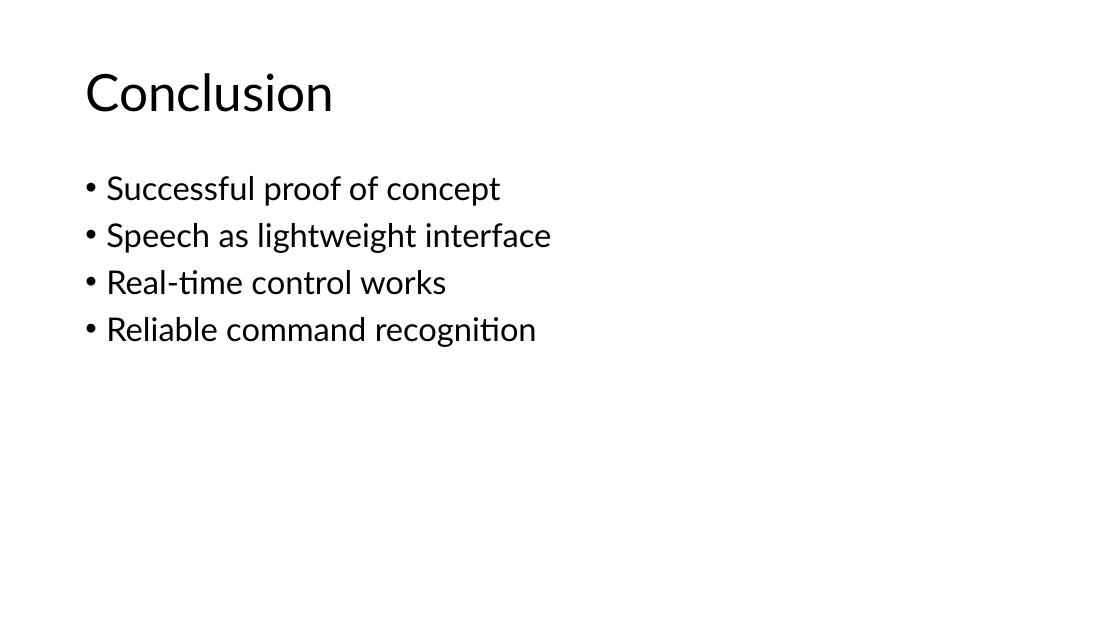
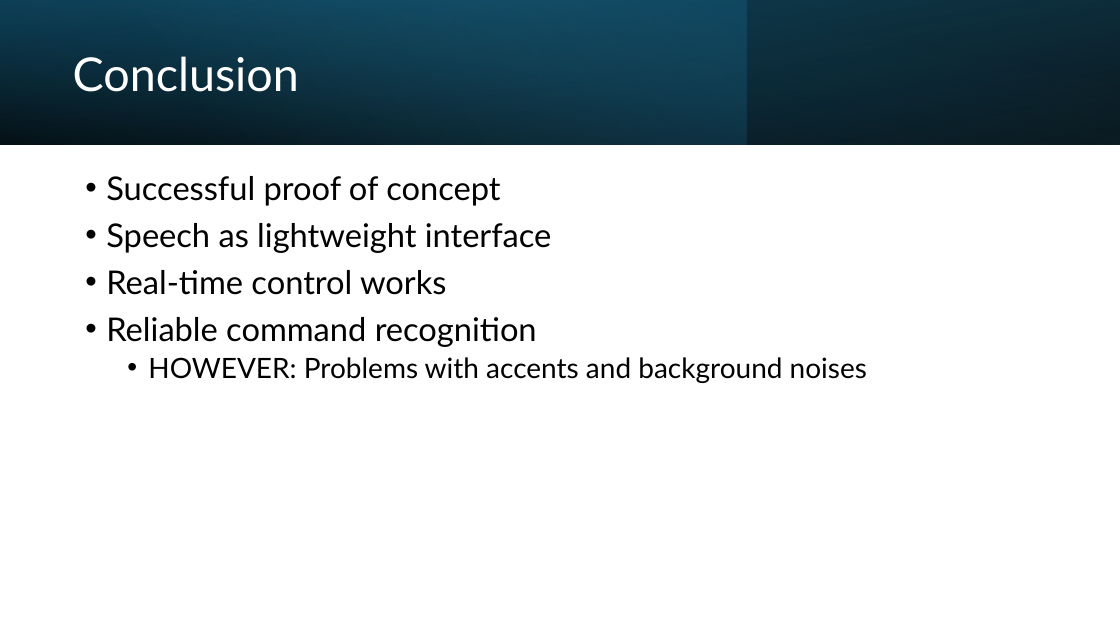
Before and after one commit to K1-mbf/Scibio_final_project, a slide deck: slide 10 of presentation.pptx (slide 8 before the commit). Drawn at 1120x630 pixels with LibreOffice and Linux fonts; fonts in the diff are those of the drawing. Boxes give left, top, right and bottom in pixels: in the first picture for what was removed or moved away, otherwise in the second. Text is boxed around its words. In the diff, an @@ line names an element or a change of style, - is before the commit and + after.

```diff
--- a/presentation.pptx
+++ b/presentation.pptx
@@ rectangle added at <box>0,0,1120,145</box>, fill gradient #000000 to #104862 @@
@@ rectangle added at <box>0,0,747,145</box>, fill gradient #156082 to #46B1E1 @@
@@ rectangle added at <box>0,0,1120,145</box>, fill gradient #000000 to #156082 @@
@@ title "Conclusion": place and size @@
-title "Conclusion" at <box>85,73,334,112</box>
+title "Conclusion" at <box>73,56,299,92</box>
@@ title "Conclusion" at <box>73,56,299,92</box>: size 44 to 40 pt, text colour #000000 to #FFFFFF @@
@@ text at <box>148,357,867,383</box>: paragraph added @@
+  • HOWEVER: Problems with accents and background noises
```
Also in this commit, not shown: 4 other slides changed, 5 slides added, 2 slides removed.
